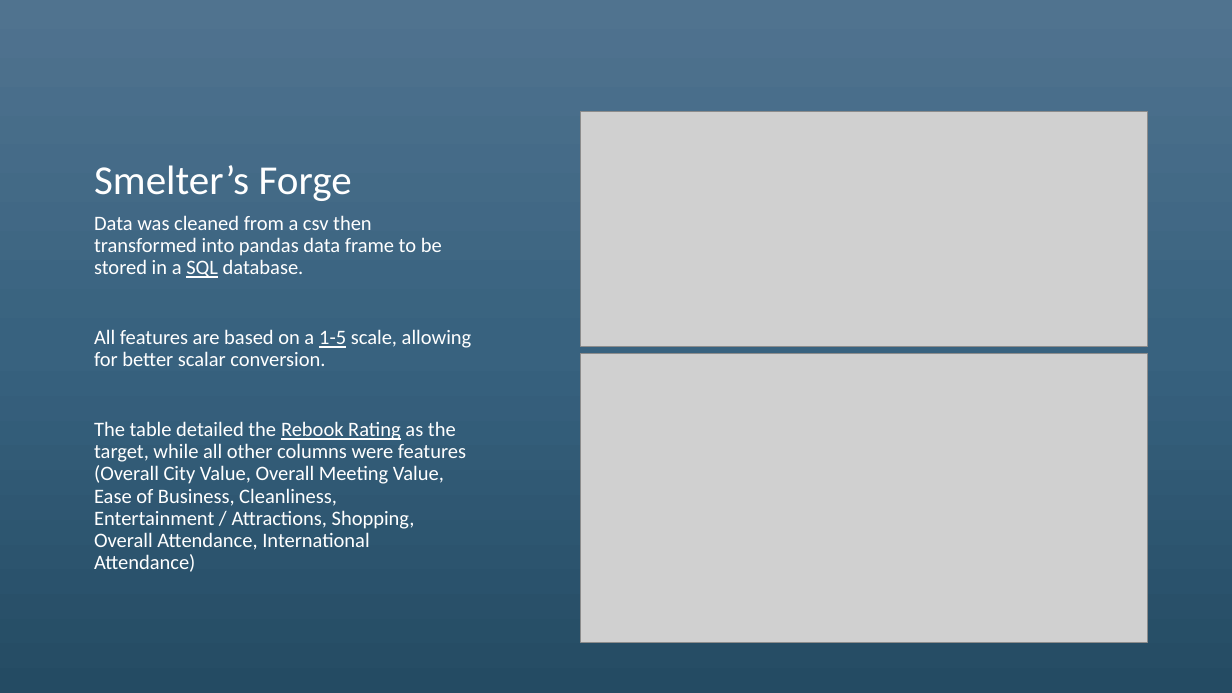
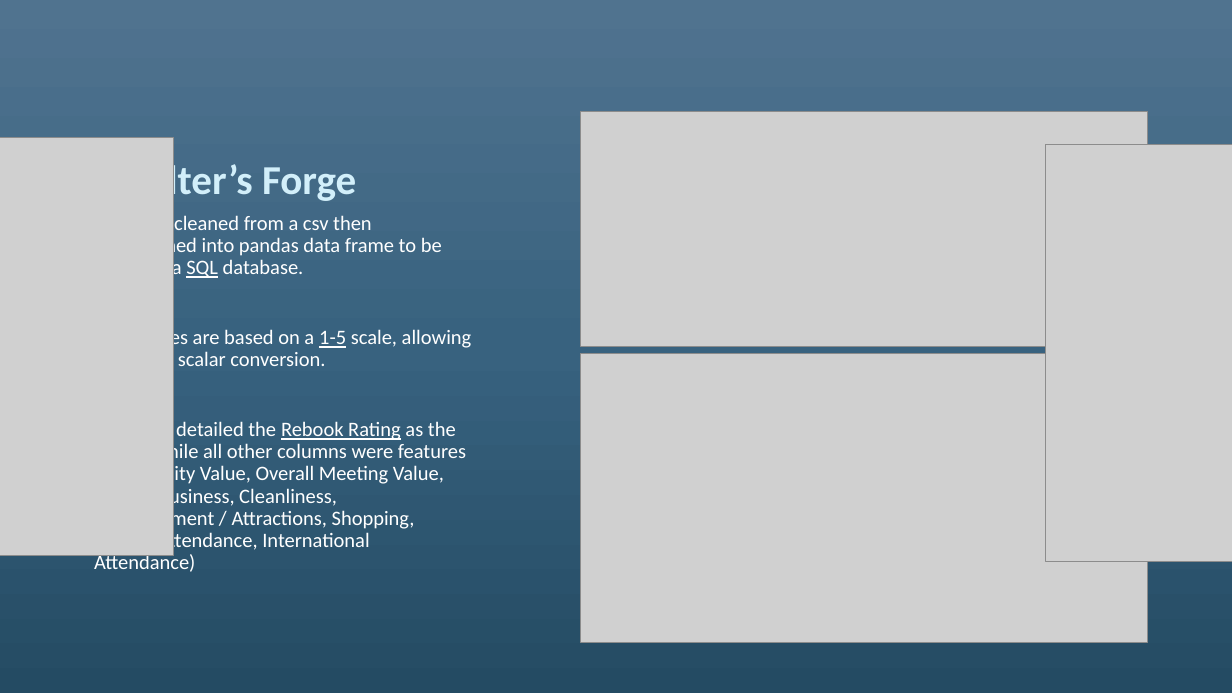
Before and after one commit to shupersap/Tourism_Triad, a slide deck: slide 4 of Tourism Triad.pptx. Drawn at 1232x693 pixels with LibreOffice and Linux fonts; fonts in the diff are those of the drawing; grey boxes stand for pictures. Boxes give left, top, right and bottom in pixels: in the first picture for what was removed or moved away, otherwise in the second. Text is boxed around its words. In the diff, an @@ line names an element or a change of style, - is before the commit and + after.

```diff
--- a/Tourism Triad.pptx
+++ b/Tourism Triad.pptx
@@ title "Smelter’s Forge" at (94,160,356,204): text colour #FFFFFF to #D2EFFA, bold on @@
@@ picture added at (0,138,174,555) @@
@@ picture added at (1046,144,1232,562) @@
```
Also in this commit, not shown: 8 other slides changed, 7 other files.
